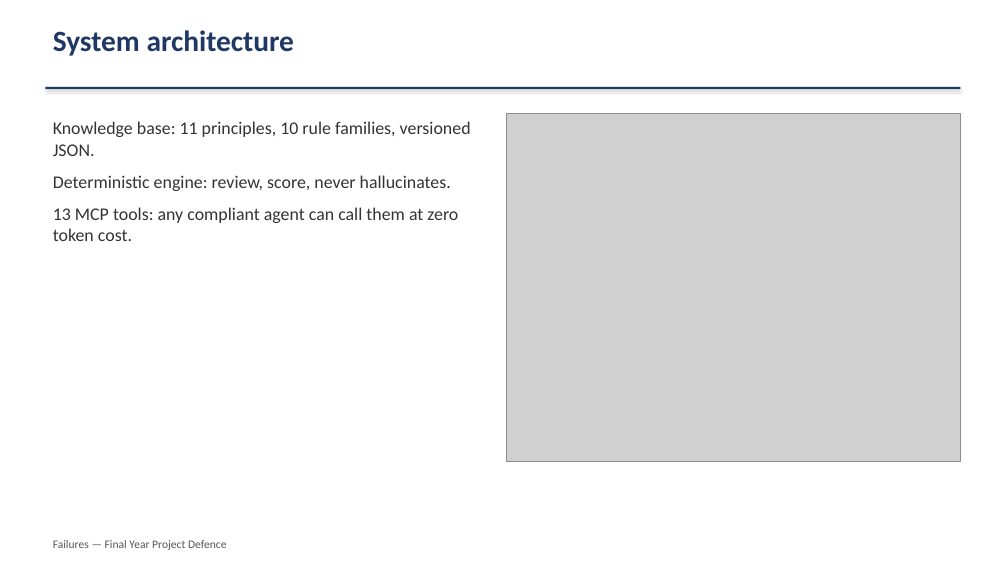
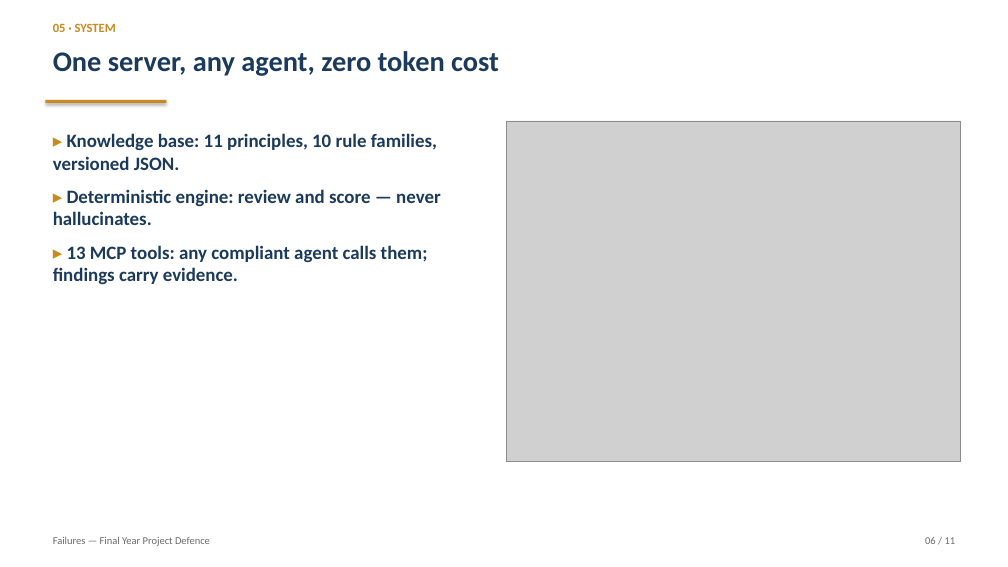
Before and after one commit to mayowa-kalejaiye/Failures, a slide deck: slide 6 of docs/school-project/FAILURES_Defence_Slides.pptx. Drawn at 1008x567 pixels with LibreOffice and Linux fonts; fonts in the diff are those of the drawing; grey boxes stand for pictures. Boxes give left, top, right and bottom in pixels: in the first picture for what was removed or moved away, otherwise in the second. Text is boxed around its words. In the diff, an @@ line names an element or a change of style, - is before the commit and + after.

Commit message:
School project: redesigned defence deck (navy/gold system, stat cards, takeaway strips)

```diff
--- a/docs/school-project/FAILURES_Defence_Slides.pptx
+++ b/docs/school-project/FAILURES_Defence_Slides.pptx
@@ text at box(53, 23, 116, 32): text changed; size 28 to 12 pt; text colour #1F3864 to #C98A1F @@
-System architecture
+05 · SYSTEM
@@ text "One server, any agent, zero ...": place and size @@
-text "One server, any agent, zero ..." at box(45, 87, 960, 89)
+text "One server, any agent, zero ..." at box(53, 51, 499, 76)
@@ text "One server, any agent, zero ..." at box(53, 51, 499, 76): fill #1F3864 to none; shadow off @@
@@ text at box(53, 51, 499, 76): text added @@
+One server, any agent, zero token cost
@@ rectangle added at box(45, 100, 166, 103), fill #C98A1F @@
@@ text at box(53, 133, 441, 285): text changed; size 17 to 18 pt; text colour #333333 to #1B3A5C; bold on @@
-Knowledge base: 11 principles, 10 rule families, versioned JSON.
-Deterministic engine: review, score, never hallucinates.
-13 MCP tools: any compliant agent can call them at zero token cost.
+▸ Knowledge base: 11 principles, 10 rule families, versioned JSON.
+▸ Deterministic engine: review and score — never hallucinates.
+▸ 13 MCP tools: any compliant agent calls them; findings carry evidence.
@@ picture: place and size @@
-picture at box(507, 113, 960, 461)
+picture at box(507, 121, 960, 461)
@@ text "Failures — Final Year Project ..." at box(53, 537, 210, 546): size 11 to 10 pt, text colour #595659 to #6B6B6B @@
@@ text added at box(925, 537, 956, 544), 10 pt, text #6B6B6B @@
+06 / 11
```
Also in this commit, not shown: 10 other slides changed, 1 other file.
